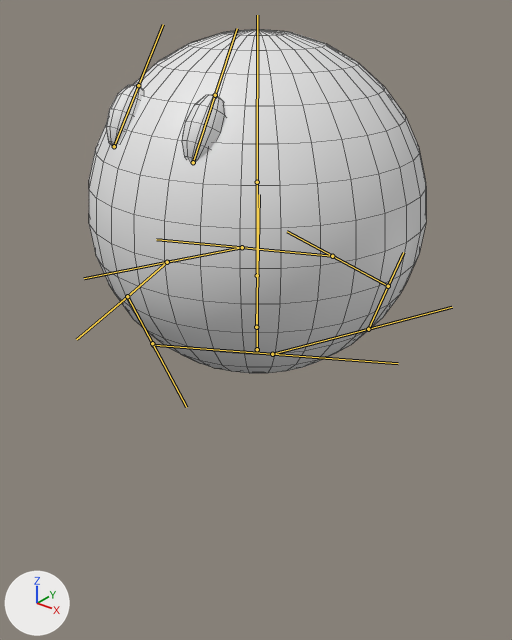
The FBX model Assets/3DModels/SlimeBase.fbx as it was, and as the next commit left it.
Rendered twice from a 50 mm camera at (2.59, -3.26, 3.6) aimed at (0.01, -0.03, 1.6). Lighting does not change. The marker at lower left points along +X, +Y and +Z. The bones that bend it are drawn over the model as lines. Mesh edges are drawn as thin lines.
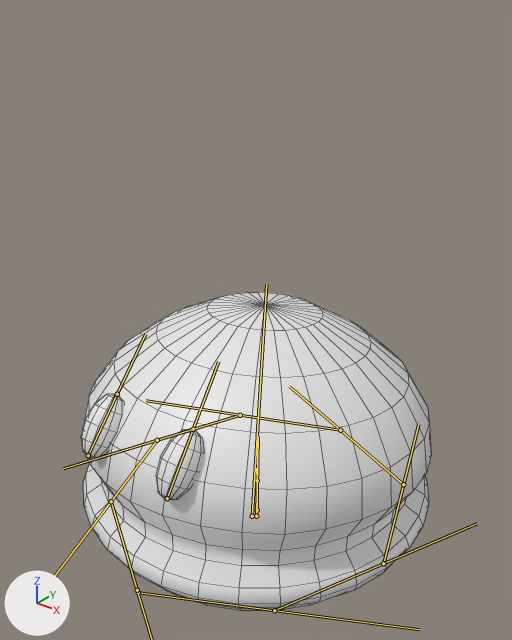
The newer file adds an action. The first version stands in its rest pose; the second is drawn at frame 6 of the action 'Armature|SnowAction'.

The edits, one by one:
Bone 'Base' (bone_base) moves from (0.0, 0.0, 0.0) to (0.0, -1.36, 0.0).
Bone 'Base' (bone_base) is rescaled from (1.0, 1.0, 1.0) to (0.83, 0.83, 0.83).
Bone 'Middle' (bone_middle) moves from (0.0, 0.0, 0.0) to (0.0, -0.197, 0.0).
Bone 'Middle' (bone_middle) turns from (0, 0, 0) to (0, 5, 1) degrees about its own x, y and z.
Bone 'Middle' (bone_middle) is rescaled from (1.0, 1.0, 1.0) to (0.22, 0.22, 0.22).
Bone 'HeadTop' (bone_headtop) moves from (0.0, 0.0, 0.0) to (-0.072, -2.193, 0.313).
Bone 'HeadTop' (bone_headtop) turns from (0, 0, 0) to (-7, -5, 0) degrees about its own x, y and z.
Bone 'HeadTop' (bone_headtop) is rescaled from (1.0, 1.0, 1.0) to (10.73, 10.73, 10.73).
Bone 'L.Eye' (bone_l_eye) moves from (0.0, 0.0, 0.0) to (-0.098, 0.238, -0.087).
Bone 'L.Eye' (bone_l_eye) is rescaled from (1.0, 1.0, 1.0) to (0.6, 0.6, 0.6).
Bone 'R.Eye' (bone_r_eye) moves from (0.0, 0.0, 0.0) to (0.108, 0.239, -0.087).
Bone 'R.Eye' (bone_r_eye) is rescaled from (1.0, 1.0, 1.0) to (0.6, 0.6, 0.6).
Bone 'Ring.008' (bone_ring_008) moves from (0.0, 0.0, 0.0) to (-0.006, -0.233, 0.0).
Bone 'Ring.008' (bone_ring_008) is rescaled from (1.0, 1.0, 1.0) to (1.56, 0.97, 1.57).

What differs and where, as boxes [x1, y1, x2, y2] in the pictures (512 x 640 px):
'Sphere.001', posed (7% shorter): before [89, 29, 426, 373]; after [83, 292, 431, 611]
'Sphere.004', posed (7% wider, 7% taller): before [181, 95, 225, 161]; after [156, 429, 203, 500]
'Sphere.003', posed (13% wider, 6% taller): before [106, 85, 144, 146]; after [81, 394, 124, 459]
bone 'Base', root to tip: before (257, 349) to (257, 301); after (257, 510) to (257, 479)
bone 'Middle', root to tip: before (257, 275) to (257, 182); after (257, 480) to (256, 468)
bone 'HeadTop', root to tip: before (257, 182) to (257, 15); after (252, 516) to (266, 284)
bone 'L.Eye', root to tip: before (193, 162) to (215, 95); after (167, 498) to (193, 429)
bone 'R.Eye', root to tip: before (114, 146) to (138, 85); after (88, 455) to (117, 394)
bone 'Ring.008', root to tip: before (256, 327) to (259, 194); after (256, 516) to (258, 436)
